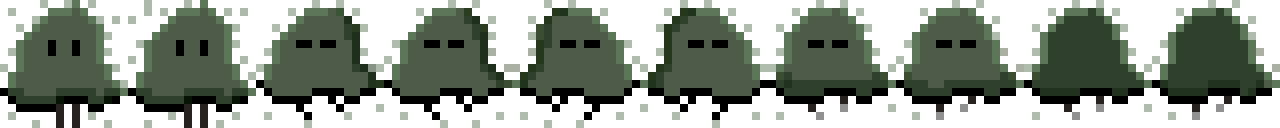
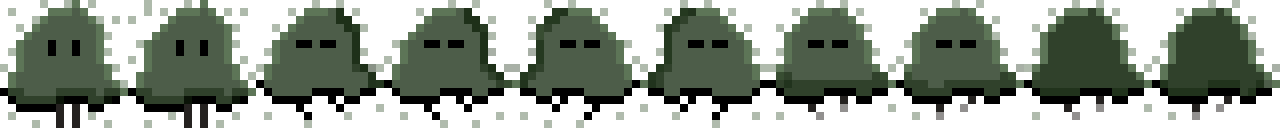
The second w=1280, h=128 image is a revision of the first. Changes to its layers:
painted on "Layer 1 copy 7" over left=336, top=8, right=560, bottom=48
